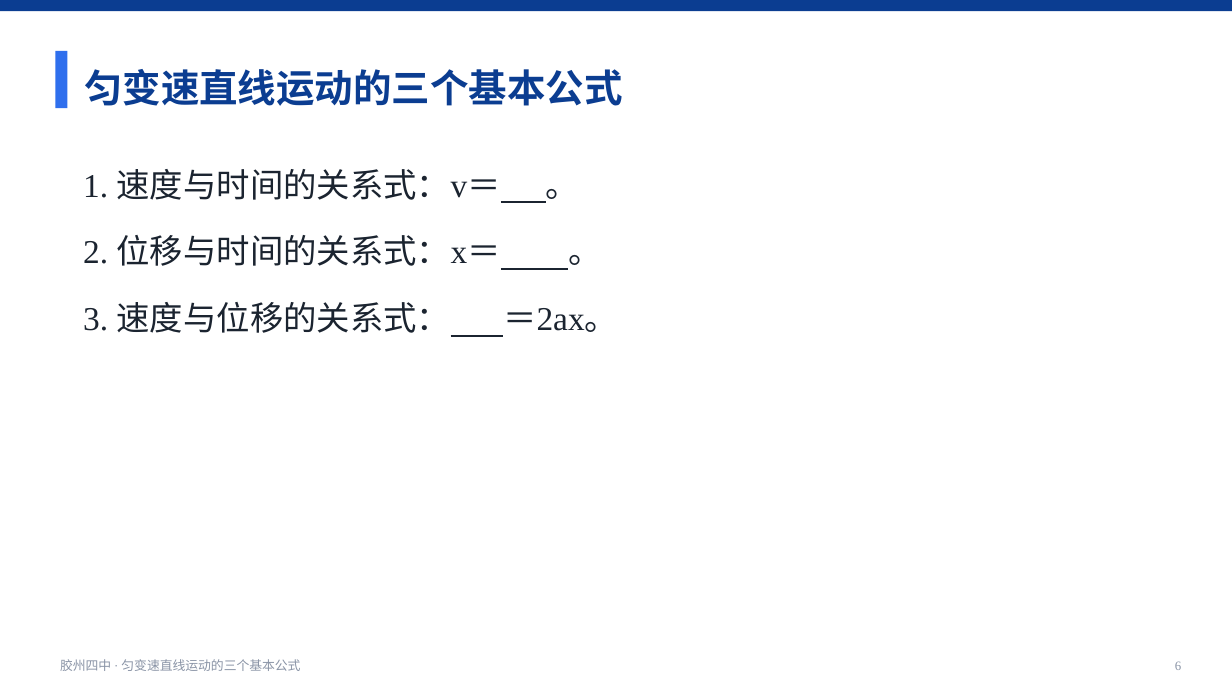
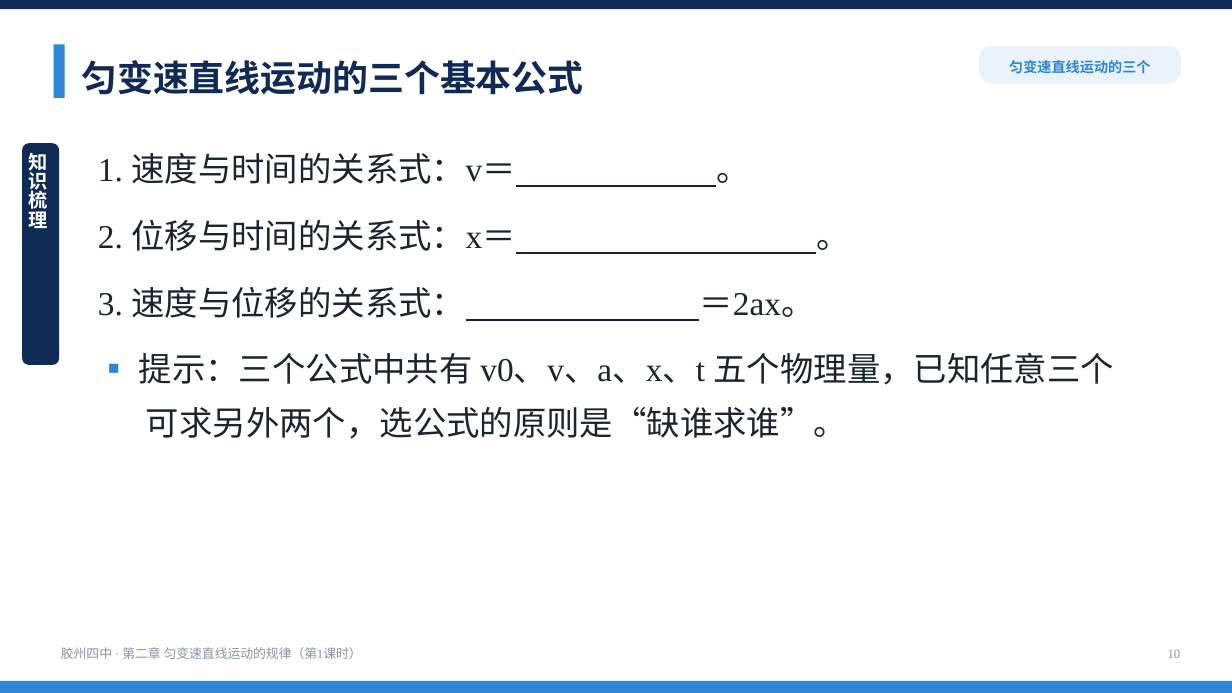
Before and after one commit to wohongshi/jszz, a slide deck: slide 10 of examples/preview/sample_xuean.pptx (slide 6 before the commit). Drawn at 1232x693 pixels with LibreOffice and Linux fonts; fonts in the diff are those of the drawing. Boxes give left, top, right and bottom in pixels: in the first picture for what was removed or moved away, otherwise in the second. Text is boxed around its words. In the diff, an @@ line names an element or a change of style, - is before the commit and + after.

```diff
--- a/examples/preview/sample_xuean.pptx
+++ b/examples/preview/sample_xuean.pptx
@@ rectangle at box(0, 0, 1232, 9): fill #0B3D91 to #0F2B55 @@
@@ rectangle: place and size @@
-rectangle at box(55, 51, 67, 108)
+rectangle at box(54, 44, 65, 98)
@@ rectangle at box(54, 44, 65, 98): fill #2F6FED to #2E86D6 @@
@@ text "匀变速直线运动的三个基本公式": place and size @@
-text "匀变速直线运动的三个基本公式" at box(84, 69, 623, 106)
+text "匀变速直线运动的三个基本公式" at box(81, 60, 583, 95)
@@ text "匀变速直线运动的三个基本公式" at box(81, 60, 583, 95): size 30 to 28 pt, text colour #0B3D91 to #0F2B55; line spacing 1.25 to 1.3 @@
@@ rounded rectangle added at box(979, 46, 1181, 83), fill #EAF2FB @@
@@ text added at box(1009, 60, 1150, 74), 11 pt, text #2E86D6, bold @@
+匀变速直线运动的三个
@@ rounded rectangle added at box(22, 143, 59, 365), fill #0F2B55 @@
@@ text added at box(28, 149, 47, 233), 15 pt, text #FFFFFF, bold @@
+知识梳理
@@ text "1. 速度与时间的关系式：v＝ 。": place and size @@
-text "1. 速度与时间的关系式：v＝ 。" at box(83, 169, 618, 333)
+text "1. 速度与时间的关系式：v＝ 。" at box(98, 153, 1115, 439)
@@ text at box(98, 153, 814, 318): indent changed @@
@@ text at box(139, 353, 1115, 439): paragraph added @@
+▪ 提示：三个公式中共有 v0、v、a、x、t 五个物理量，已知任意三个可求另外两个，选公式的原则是“缺谁求谁”。
@@ text at box(61, 647, 362, 659): text changed @@
-胶州四中 · 匀变速直线运动的三个基本公式
+胶州四中 · 第二章 匀变速直线运动的规律（第1课时）
@@ text added at box(1168, 649, 1181, 658), 10 pt, text #8A94A6 @@
+10
@@ rectangle added at box(0, 681, 1232, 693), fill #2E86D6 @@
@@ text removed at box(1175, 661, 1181, 670) @@
-6
```
Also in this commit, not shown: 19 other slides changed, 6 slides added, 28 other files.
